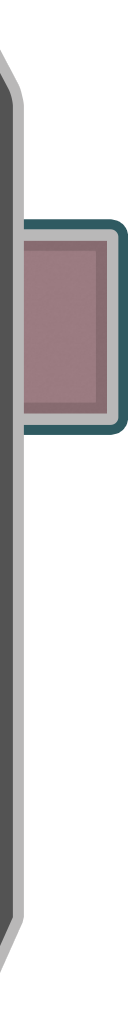
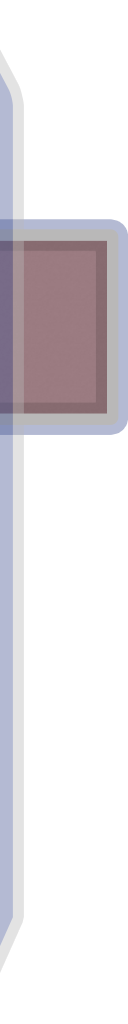
Layered file, before and after one edit (128 × 1024). Changes by layer:
"Shape 10": opacity 100% → 40%, painted on it over <box>0,73,13,946</box>
